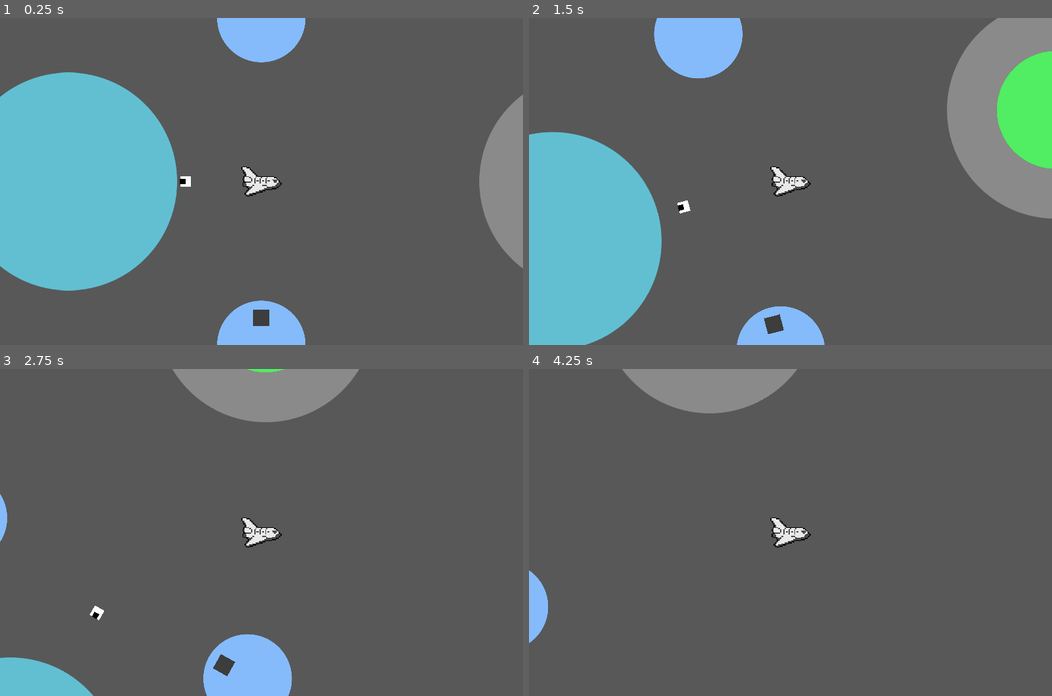
Above: before the commit, frames 1-4 (two rows, left to right).
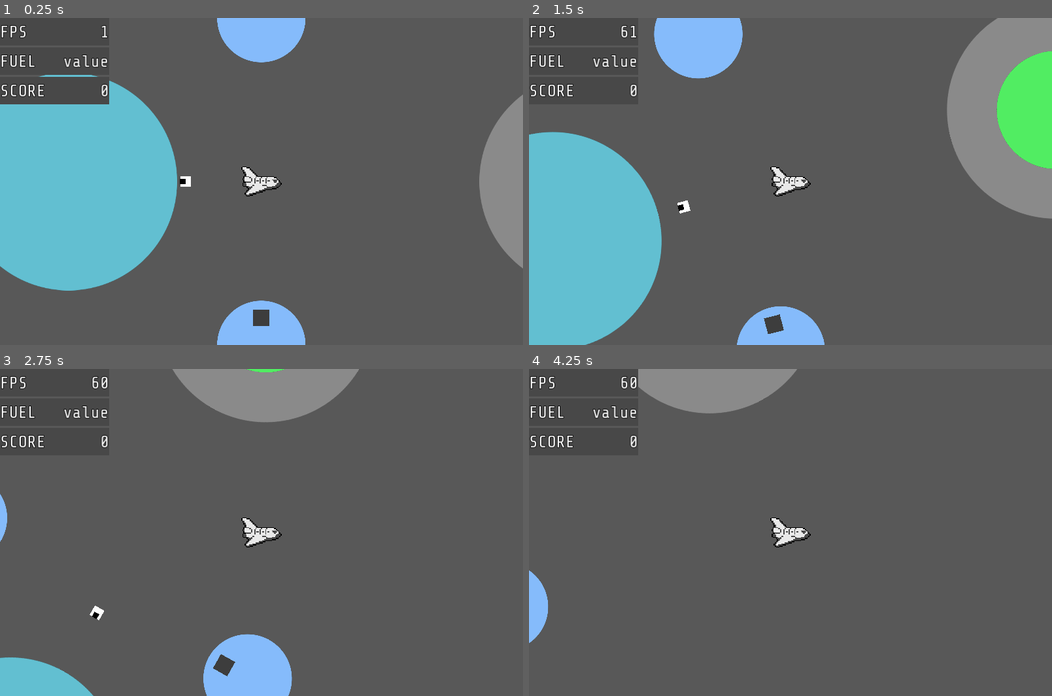
Above: after the commit, the same moments.

Repository: dkjfo-lib/Godot_game_01
Game: Godot game, scene res://scenes_game/space01.tscn
Two runs of this game, one before a commit and one after it. Both use one fixed random seed, a clock stepped at 60 frames per second and the inputs below.
Inputs:
- Up to frame 1 (0.25 s): no input
- Up to frame 2 (1.5 s): hold D (move_right) 0.53-1.28 s; hold S (move_down) from 1.28 s (still down)
- Up to frame 3 (2.75 s): release S (move_down) at 2.03 s; hold D (move_right) from 2.03 s (still down)
- Up to frame 4 (4.25 s): release D (move_right) at 2.78 s; hold W (move_up) 2.78-3.53 s; hold A (move_left) from 3.53 s (still down)

The runs differ from the first frame. In frame 1, 2.1% of the frame differs, in the area x 0-21%, y 2-27%; in frame 2, 0.7%; in frame 3, 0.7%; in frame 4, 0.8%.

Commit message:
stable ========================= added new     UI fps     UI score
Signed-off-by: Mihail Fedotin <mihailfd@gmail.com>

Diff:
--- /dev/null
+++ b/graphic/theme_default.tres
@@ -0,0 +1,21 @@
+[gd_resource type="Theme" load_steps=3 format=2]
+
+[ext_resource path="res://import/fonts/Share_Tech_Mono/ShareTechMono-Regular.ttf" type="DynamicFontData" id=1]
+
+[sub_resource type="DynamicFont" id=1]
+size = 30
+outline_size = 1
+outline_color = Color( 0, 0, 0, 1 )
+use_filter = true
+font_data = ExtResource( 1 )
+
+[resource]
+Label/colors/font_color = Color( 1, 1, 1, 1 )
+Label/colors/font_color_shadow = Color( 0, 0, 0, 0 )
+Label/colors/font_outline_modulate = Color( 1, 1, 1, 1 )
+Label/constants/line_spacing = 3
+Label/constants/shadow_as_outline = 0
+Label/constants/shadow_offset_x = 1
+Label/constants/shadow_offset_y = 1
+Label/fonts/font = SubResource( 1 )
+Label/styles/normal = null
--- a/project.godot
+++ b/project.godot
@@ -72,6 +72,10 @@
 window/stretch/mode="2d"
 window/stretch/aspect="keep"
 
+[gui]
+
+theme/custom="res://graphic/theme_default.tres"
+
 [input]
 
 move_left={
--- /dev/null
+++ b/scenes_game/default scene.tscn
@@ -0,0 +1,34 @@
+[gd_scene load_steps=3 format=2]
+
+[ext_resource path="res://scenes_items/PilotedShip.tscn" type="PackedScene" id=3]
+[ext_resource path="res://scenes_ui/Interface.tscn" type="PackedScene" id=7]
+
+[node name="space01" type="Node2D"]
+
+[node name="gravBodies" type="Node" parent="."]
+
+[node name="Ship" parent="." instance=ExtResource( 3 )]
+aerodinamic_coefficient = 1.0
+
+[node name="Camera2D" type="Camera2D" parent="Ship"]
+rotating = true
+current = true
+zoom = Vector2( 0.5, 0.5 )
+smoothing_speed = 2.0
+drag_margin_left = 0.46
+drag_margin_top = 1.0
+drag_margin_right = 0.87
+drag_margin_bottom = 1.0
+
+[node name="Camera2D2" type="Camera2D" parent="."]
+position = Vector2( 0, -112.078 )
+rotating = true
+zoom = Vector2( 0.5, 0.5 )
+smoothing_speed = 2.0
+drag_margin_left = 0.46
+drag_margin_top = 1.0
+drag_margin_right = 0.87
+drag_margin_bottom = 1.0
+
+[node name="Interface" parent="." instance=ExtResource( 7 )]
+follow_viewport_enable = false
--- a/scenes_game/space01.tscn
+++ b/scenes_game/space01.tscn
@@ -6,6 +6,7 @@
 [ext_resource path="res://scenes_items/Planet.tscn" type="PackedScene" id=4]
 [ext_resource path="res://scenes_items/ring.tscn" type="PackedScene" id=5]
 [ext_resource path="res://scenes_items/AttractingBody.tscn" type="PackedScene" id=6]
+[ext_resource path="res://scenes_ui/Interface.tscn" type="PackedScene" id=7]
 
 [node name="space01" type="Node2D"]
 
@@ -63,3 +64,6 @@
 color = Color( 0.396078, 0.85098, 0.941176, 1 )
 radius = 100
 density = 80
+
+[node name="Interface" parent="." instance=ExtResource( 7 )]
+follow_viewport_enable = false
--- /dev/null
+++ b/scenes_ui/Counter.gd
@@ -0,0 +1,24 @@
+tool
+
+extends TextureRect
+
+onready var label_name := $"Label-name"
+onready var label_count := $"Label-count"
+
+export(String) var param_name setget set_param_name
+func set_param_name(new_name: String):
+	param_name = new_name
+	if label_name != null:
+		label_name.text = param_name
+		return
+	if has_node("Label-name"):
+		$"Label-name".text = param_name
+
+export(String) var param_value setget set_param_value
+func set_param_value(new_value: String):
+	param_value = new_value
+	if label_count != null:
+		label_count.text = param_value
+		return
+	if has_node("Label-count"):
+		$"Label-count".text = param_value
--- /dev/null
+++ b/scenes_ui/Counter.tscn
@@ -0,0 +1,44 @@
+[gd_scene load_steps=4 format=2]
+
+[ext_resource path="res://graphic/theme_default.tres" type="Theme" id=1]
+[ext_resource path="res://import/img-placeholders/boxWhite.jpg" type="Texture" id=2]
+[ext_resource path="res://scenes_ui/Counter.gd" type="Script" id=3]
+
+[node name="Counter" type="TextureRect"]
+self_modulate = Color( 0.286275, 0.286275, 0.286275, 1 )
+margin_right = 200.0
+margin_bottom = 50.0
+rect_min_size = Vector2( 200, 50 )
+theme = ExtResource( 1 )
+texture = ExtResource( 2 )
+expand = true
+script = ExtResource( 3 )
+__meta__ = {
+"_edit_use_anchors_": false
+}
+param_name = "name"
+param_value = "value"
+
+[node name="Label-count" type="Label" parent="."]
+anchor_top = 0.5
+anchor_right = 1.0
+anchor_bottom = 0.5
+margin_top = -17.5
+margin_bottom = 17.5
+text = "value"
+align = 2
+clip_text = true
+__meta__ = {
+"_edit_use_anchors_": false
+}
+
+[node name="Label-name" type="Label" parent="."]
+anchor_top = 0.5
+anchor_bottom = 0.5
+margin_top = -17.5
+margin_right = 64.0
+margin_bottom = 17.5
+text = "name"
+__meta__ = {
+"_edit_use_anchors_": false
+}
--- /dev/null
+++ b/scenes_ui/Interface.tscn
@@ -0,0 +1,29 @@
+[gd_scene load_steps=3 format=2]
+
+[ext_resource path="res://scenes_ui/Counter.tscn" type="PackedScene" id=1]
+[ext_resource path="res://scenes_ui/UI.gd" type="Script" id=2]
+
+[node name="Interface" type="CanvasLayer"]
+layer = 128
+follow_viewport_enable = true
+script = ExtResource( 2 )
+
+[node name="VBoxContainer" type="VBoxContainer" parent="."]
+margin_right = 40.0
+margin_bottom = 40.0
+__meta__ = {
+"_edit_use_anchors_": false
+}
+
+[node name="FPS Counter" parent="VBoxContainer" instance=ExtResource( 1 )]
+param_name = "FPS"
+
+[node name="Fuel Counter" parent="VBoxContainer" instance=ExtResource( 1 )]
+margin_top = 54.0
+margin_bottom = 104.0
+param_name = "FUEL"
+
+[node name="Score Counter" parent="VBoxContainer" instance=ExtResource( 1 )]
+margin_top = 108.0
+margin_bottom = 158.0
+param_name = "SCORE"
--- /dev/null
+++ b/scenes_ui/UI.gd
@@ -0,0 +1,17 @@
+extends CanvasLayer
+
+onready var counter_FPS:= $"VBoxContainer/FPS Counter"
+onready var counter_fuel:= $"VBoxContainer/Fuel Counter"
+onready var counter_score:= $"VBoxContainer/Score Counter"
+
+
+func _ready() -> void:
+	player_score.connect("score_updated", self, "on_score_changed")
+	counter_score.param_value = "0"
+
+func on_score_changed(value: int) -> void:
+	counter_score.param_value = str(player_score.score)
+
+
+func _process(delta: float) -> void:
+	counter_FPS.param_value = str(Performance.get_monitor(0))
--- a/src/AttractedBody.gd
+++ b/src/AttractedBody.gd
@@ -17,7 +17,6 @@
 	var gravForce: = get_result_gravity(delta)
 	rotation = position.angle_to_point(position + gravForce)+PI/2
 	_velocity = move_and_slide(gravForce + _velocity, -gravForce)
-	#print(Performance.get_monitor(0))
 
 
 func get_result_gravity(delta: float) -> Vector2:
--- a/src/Autoload/score.gd
+++ b/src/Autoload/score.gd
@@ -1,27 +1,18 @@
 extends Node
 
 signal score_updated
-signal player_died
+signal fuel_updated
 
-var score: = 0 setget set_score, get_score
-var death_count: = 0 setget set_death_count, get_death_count
+var score: = 0 setget set_score
+func set_score(value: int) -> void:
+	score = value
+	emit_signal("score_updated", value)
+
+var fuel: = 0 setget set_fuel
+func set_fuel(value: int) -> void:
+	fuel = value
+	emit_signal("fuel_updated", value)
 
 func reset() -> void:
 	score = 0
-	death_count = 0
-
-func set_score(value: int) -> void:
-	score = value
-	emit_signal("score_updated", value)
-	return
-
-func get_score() -> int:
-	return score
-
-func set_death_count(value: int) -> void:
-	death_count = value
-	emit_signal("player_died", value)
-	return
-
-func get_death_count() -> int:
-	return death_count
+	fuel = 0
--- a/src/PilotedShip.gd
+++ b/src/PilotedShip.gd
@@ -12,7 +12,6 @@
 	return fuel
 
 func my_physics_process(delta: float) -> void:
-	var normal = Vector2.UP
 	var add_velocity = Vector2.ZERO
 	var gravity: = get_result_gravity(delta)
 	add_velocity += gravity
Not shown: 1 places in scenes_game/space01.tscn that only renumber resources
